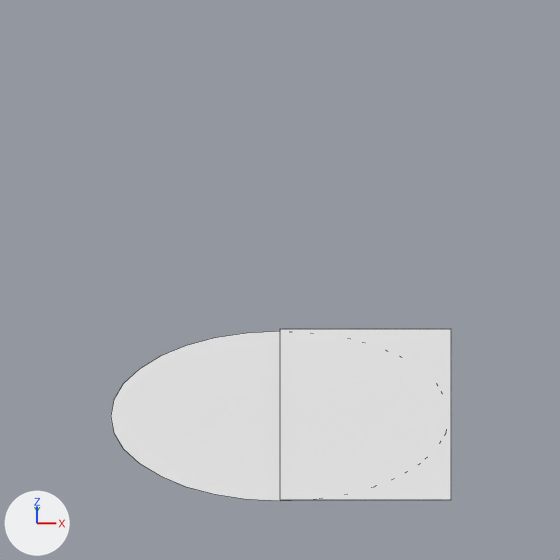
Before and after pictures for a commit that changed the Blender file MailGame/assets/models/scene.blend.
Rendered twice from the file's camera 'Camera'. Arrows for +X, +Y and +Z are at lower left; the lights stay in place. Mesh edges are drawn as thin lines. Materials are left out; every surface is plain grey.

The scene before the commit, as lines of its bpy script (objects in view):
```python
me_circle = bpy.data.meshes.new('Circle')
me_circle.from_pydata(...)  # 32 vertices, 1 face; spans x -0.88..0.88, y -0.88..0.88, z 0.0
me_circle.materials.append(mat_material_003)
me_plane_001 = bpy.data.meshes.new('Plane.001')
me_plane_001.from_pydata(...)  # 4 vertices, 1 face; spans x 0.0..0.89, y -0.89..0.89, z 0.01
me_plane_001.materials.append(mat_road_jpg)
# before: 0 (0.0, -0.89, 0.01) at pixel (280, 499), 1 (0.89, -0.89, 0.01) at pixel (451, 499), 2 (0.0, 0.89, 0.01) at pixel (280, 328), 3 (0.89, 0.89, 0.01) at pixel (451, 328)
ob_circle = bpy.data.objects.new('Circle', me_circle)
ob_circle.location = (0.0, 0.0, 0.0)
ob_plane = bpy.data.objects.new('Plane', me_plane_001)
ob_plane.location = (0.0, 0.0, 0.001)
```
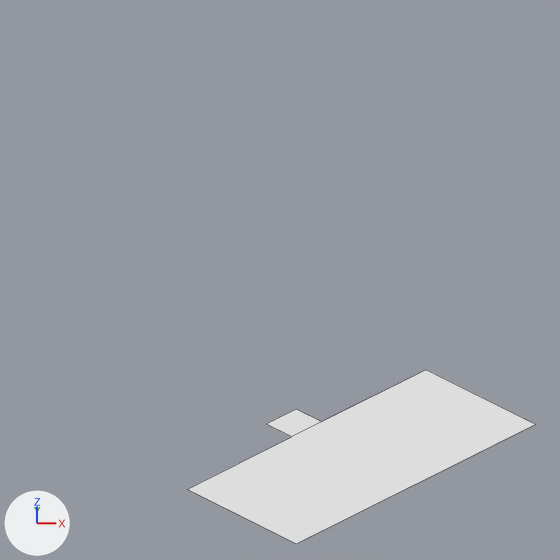
Pixel boxes (x1, y1, x2, y2) of what changed, in the pictures (560 x 560 px):
'Plane', reshaped, moved, turned: before (280, 329, 451, 500); after (188, 370, 535, 544)
'Circle', hidden: before (111, 331, 286, 501)

The change, as a list of edits to the scene's bpy script:
```text
Change me_plane_001:
    where me_plane_001.from_pydata(...)  # 4 vertices, 1 face; spans x 0.0..0.89, y -0.89..0.89, z 0.01
    used by ob_plane; location = (0.0, 0.0, 0.001)
    verts and faces of me_plane_001; kept vertices keep their numbers, new ones are numbered from 4
    me_plane_001 part 1
    add delete_vertices([*range(0, 4)])  # with the faces that use them
    add verts[4] = (0.2, -0.88, 0.0)  # pixel (187, 489)
    add verts[5] = (1.0, -0.88, 0.0)  # pixel (296, 543)
    add verts[6] = (0.2, 0.88, 0.0)  # pixel (426, 369)
    add verts[7] = (1.0, 0.88, 0.0)  # pixel (535, 424)
    add verts[8] = (0.2, 0.11, 0.0)  # pixel (321, 421)
    add verts[9] = (0.2, -0.11, 0.0)  # pixel (291, 436)
    add verts[10] = (0.01, 0.11, 0.0)  # pixel (296, 409)
    add verts[11] = (0.01, -0.11, 0.0)  # pixel (266, 424)
    add faces += [(8, 10, 11, 9), (4, 5, 7, 6, 8, 9)]
Change ob_plane:
    ob_plane.location: (0.0, 0.0, 0.001) -> (0.0, 0.0, 0.002)
    ob_plane.rotation_euler: (0.0, 0.0, 0.0) -> (0.0, 0.0, 5.498)  # degrees (0, 0, 0) -> degrees (0, 0, 315)
Change ob_circle:
    add ob_circle.hide_render = True
```
